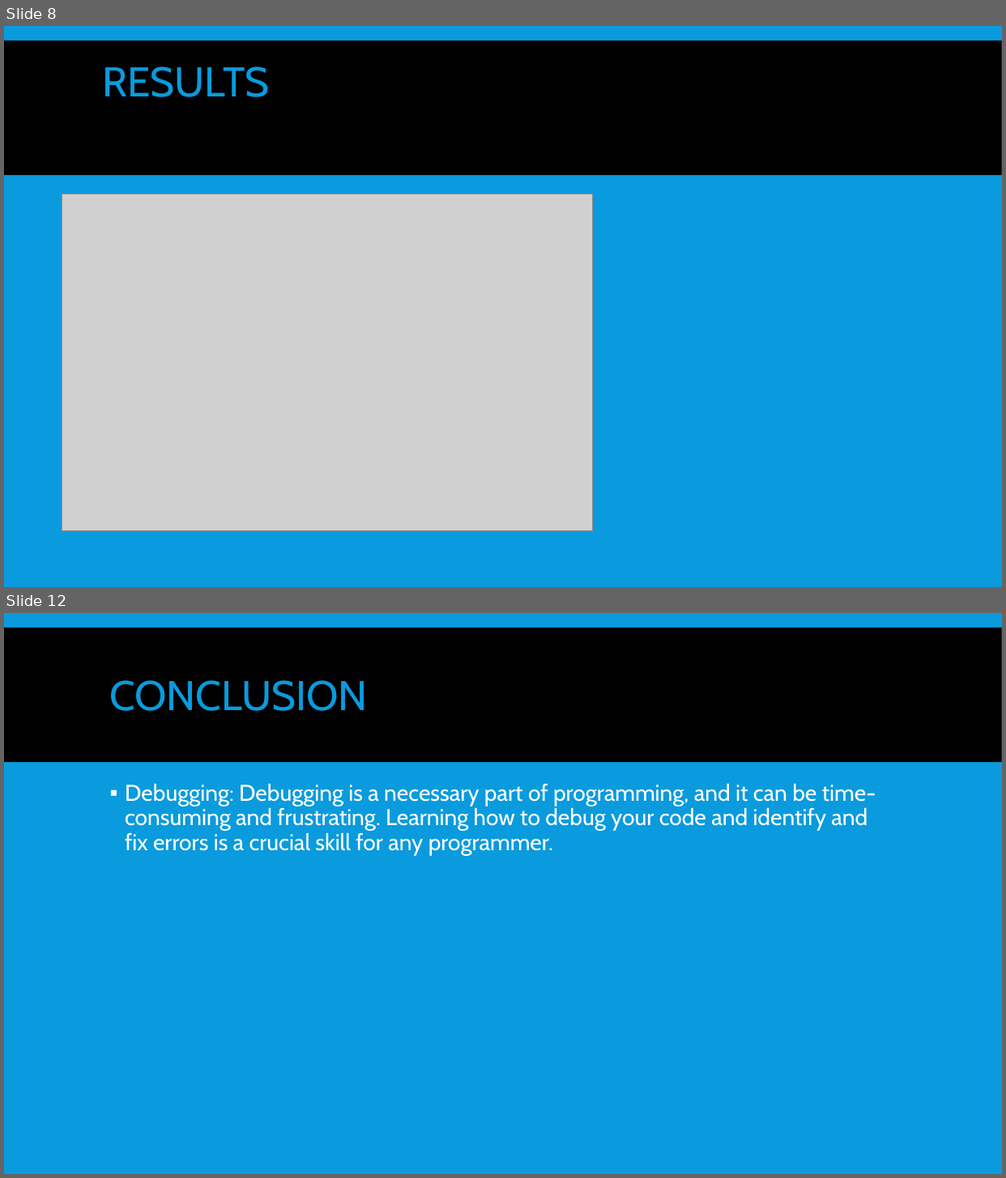
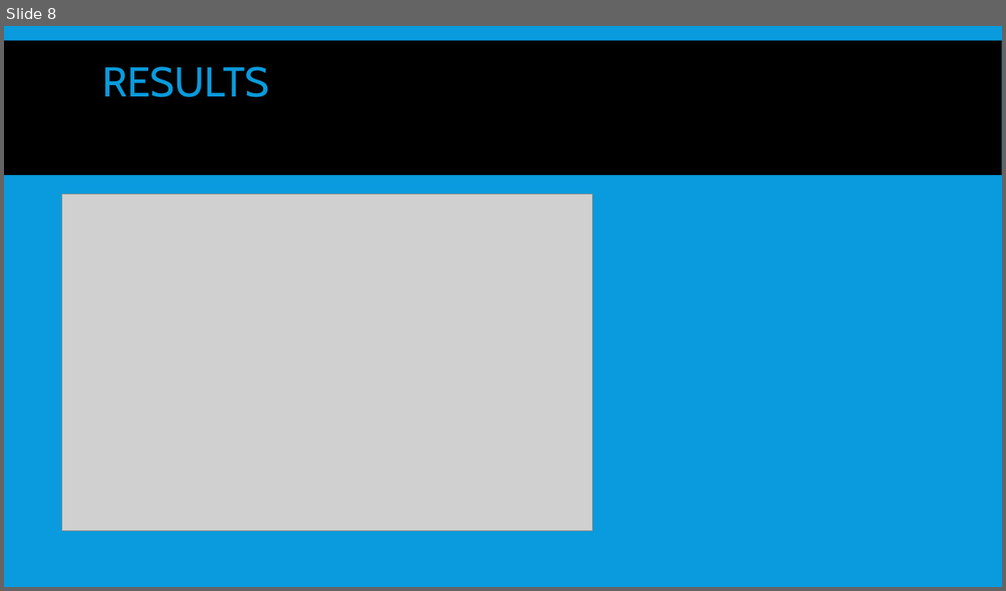
Before and after one commit to EdwinKingori/Blackjack_Game, a slide deck: PPA_Project_Presentation (Blackjack Game).pptx. Shown one above the other, each under a label of ours: slides 8 and 12 before the commit, slide 8 after it; the slides between them are not shown. The pictures are 1006x1178 and 1006x591 pixels, drawn with LibreOffice and Linux fonts; fonts in the diff are those of the drawing; grey boxes stand for pictures. Boxes give left, top, right and bottom in pixels: in the first picture for what was removed or moved away, otherwise in the second. Text is boxed around its words. In the diff, an @@ line names an element or a change of style, - is before the commit and + after.

```diff
--- a/PPA_Project_Presentation (Blackjack Game).pptx
+++ b/PPA_Project_Presentation (Blackjack Game).pptx
@@ slide 12 removed at bbox=[4, 613, 1002, 1174], background #099BDD; not listed: 1 template element that a slide beside it also shows @@
@@ title removed at bbox=[110, 680, 368, 711] @@
-CONCLUSION
@@ text removed at bbox=[125, 783, 876, 855] @@
-▪ Debugging: Debugging is a necessary part of programming, and it can be time-consuming and frustrating. Learning how to debug your code and identify and fix errors is a crucial skill for any programmer.
```
Also in this commit, not shown: 4 slides changed, 1 other file.
